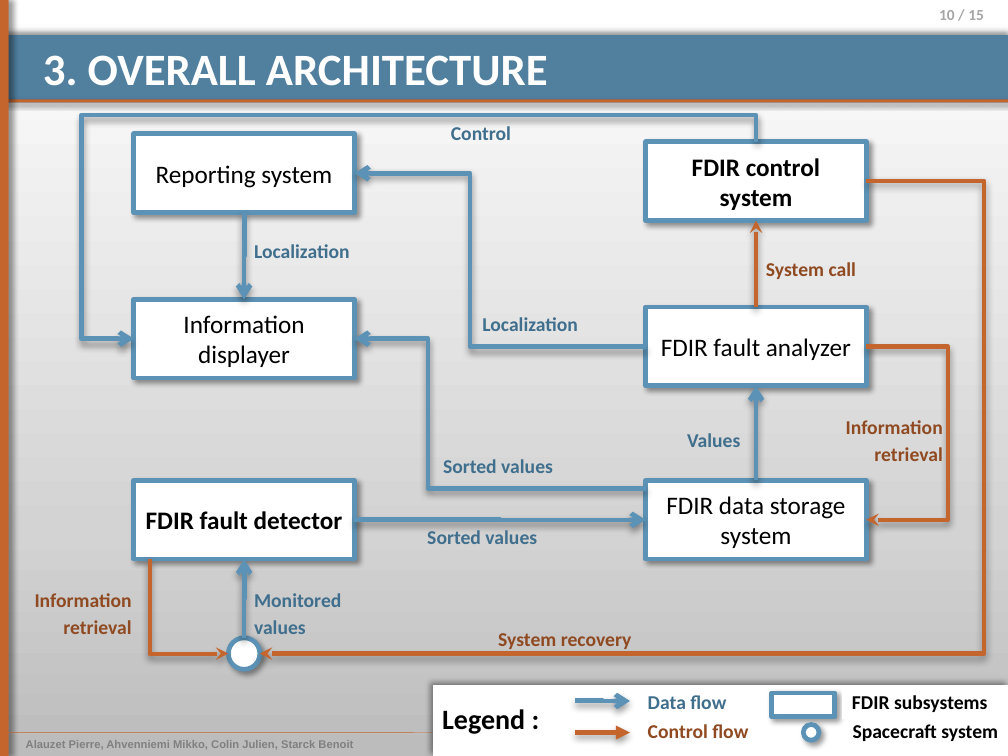
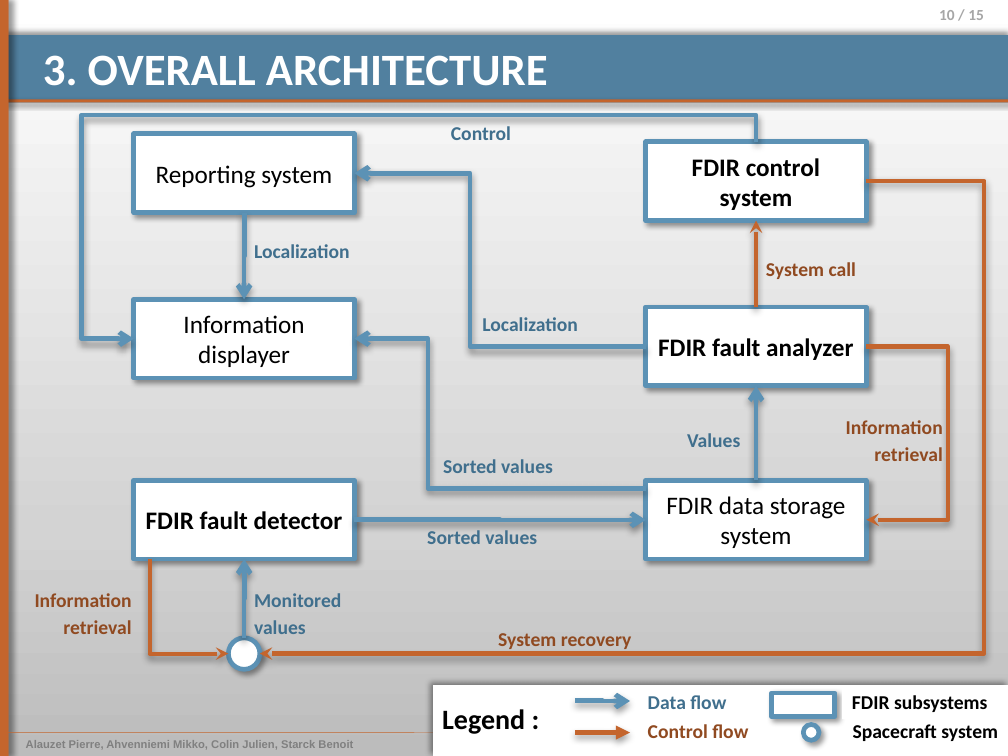
Before and after one commit to pierrealauzet/euroteam, a slide deck: slide 10 of Project 2/Part1/CS554_EuroTeam_Project2_OP4.pptx. Drawn at 1008x756 pixels with LibreOffice and Linux fonts; fonts in the diff are those of the drawing. Boxes give left, top, right and bottom in pixels: in the first picture for what was removed or moved away, otherwise in the second. Text is boxed around its words. In the diff, an @@ line names an element or a change of style, - is before the commit and + after.

```diff
--- a/Project 2/Part1/CS554_EuroTeam_Project2_OP4.pptx
+++ b/Project 2/Part1/CS554_EuroTeam_Project2_OP4.pptx
@@ rectangle "FDIR fault analyzer" at box(646, 307, 867, 386): bold on @@
```
Also in this commit, not shown: 3 other slides changed, 4 other files.
